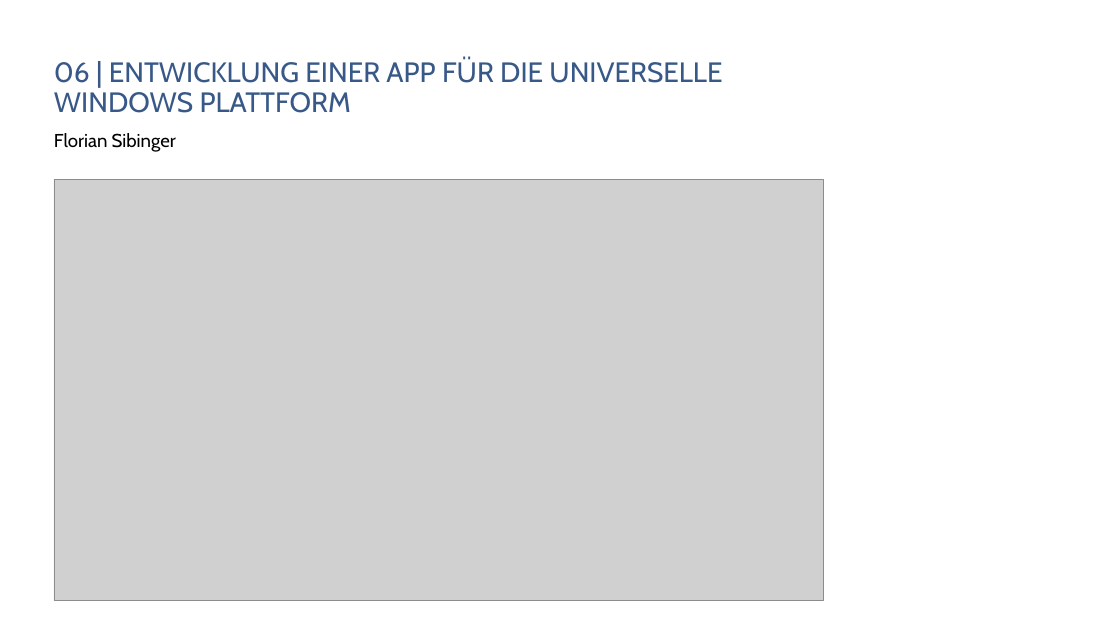
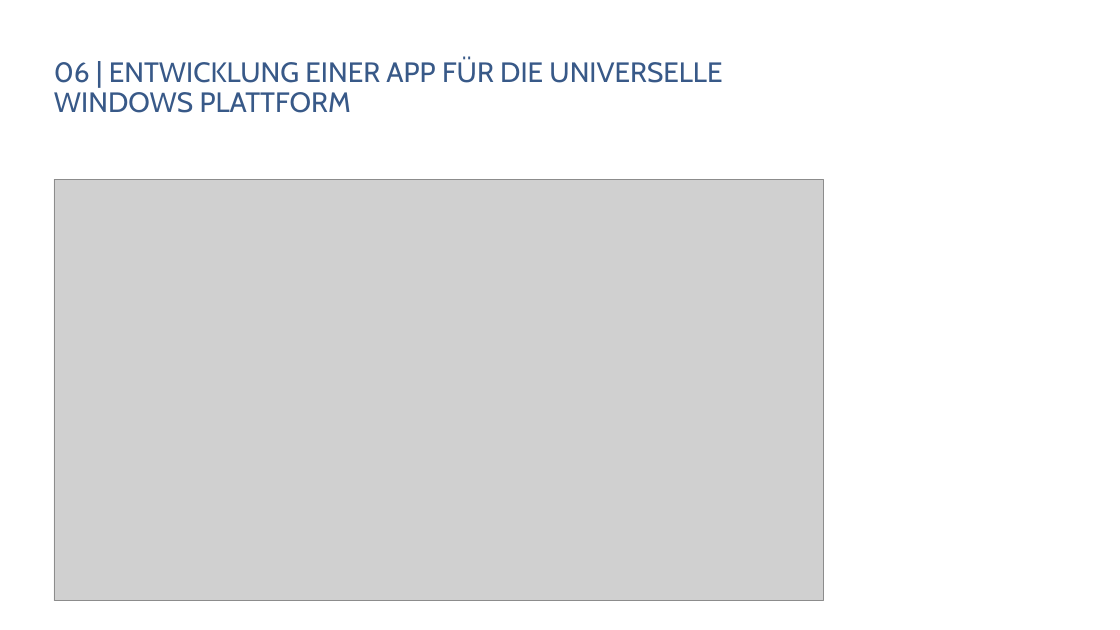
Before and after one commit to danielbeckmann/DotNETJumpStart, a slide deck: slide 3 of 06. Universal Windows Platform/Entwicklung einer App für die universelle Windows Plattform.pptx. Drawn at 1120x630 pixels with LibreOffice and Linux fonts; fonts in the diff are those of the drawing; grey boxes stand for pictures; background and template pictures are left out. Boxes give left, top, right and bottom in pixels: in the first picture for what was removed or moved away, otherwise in the second. Text is boxed around its words. In the diff, an @@ line names an element or a change of style, - is before the commit and + after.

```diff
--- a/06. Universal Windows Platform/Entwicklung einer App für die universelle Windows Plattform.pptx
+++ b/06. Universal Windows Platform/Entwicklung einer App für die universelle Windows Plattform.pptx
@@ subtitle removed at (54, 133, 176, 152) @@
-Florian Sibinger
```
Also in this commit, not shown: 2 other slides changed, 3 slides added.
